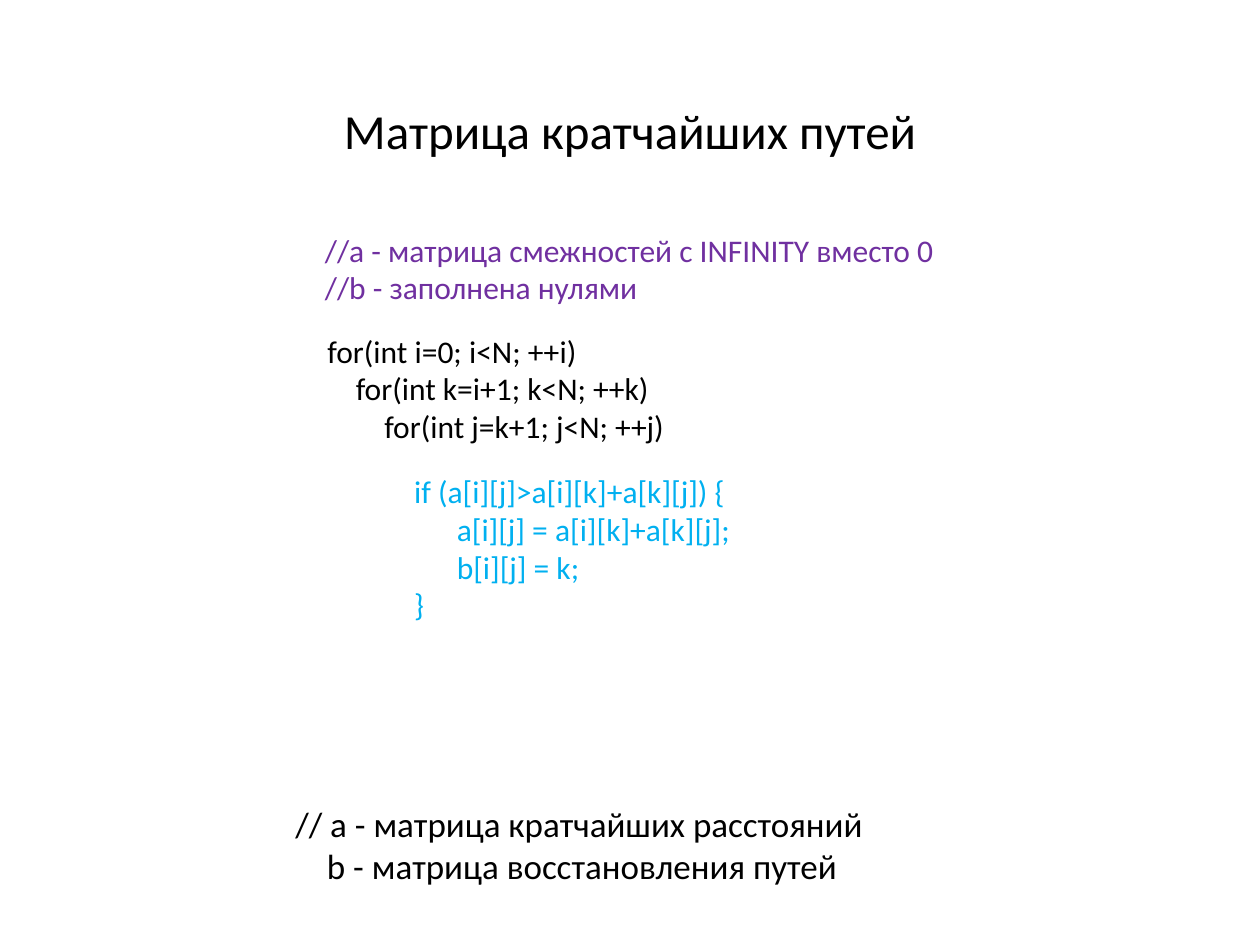
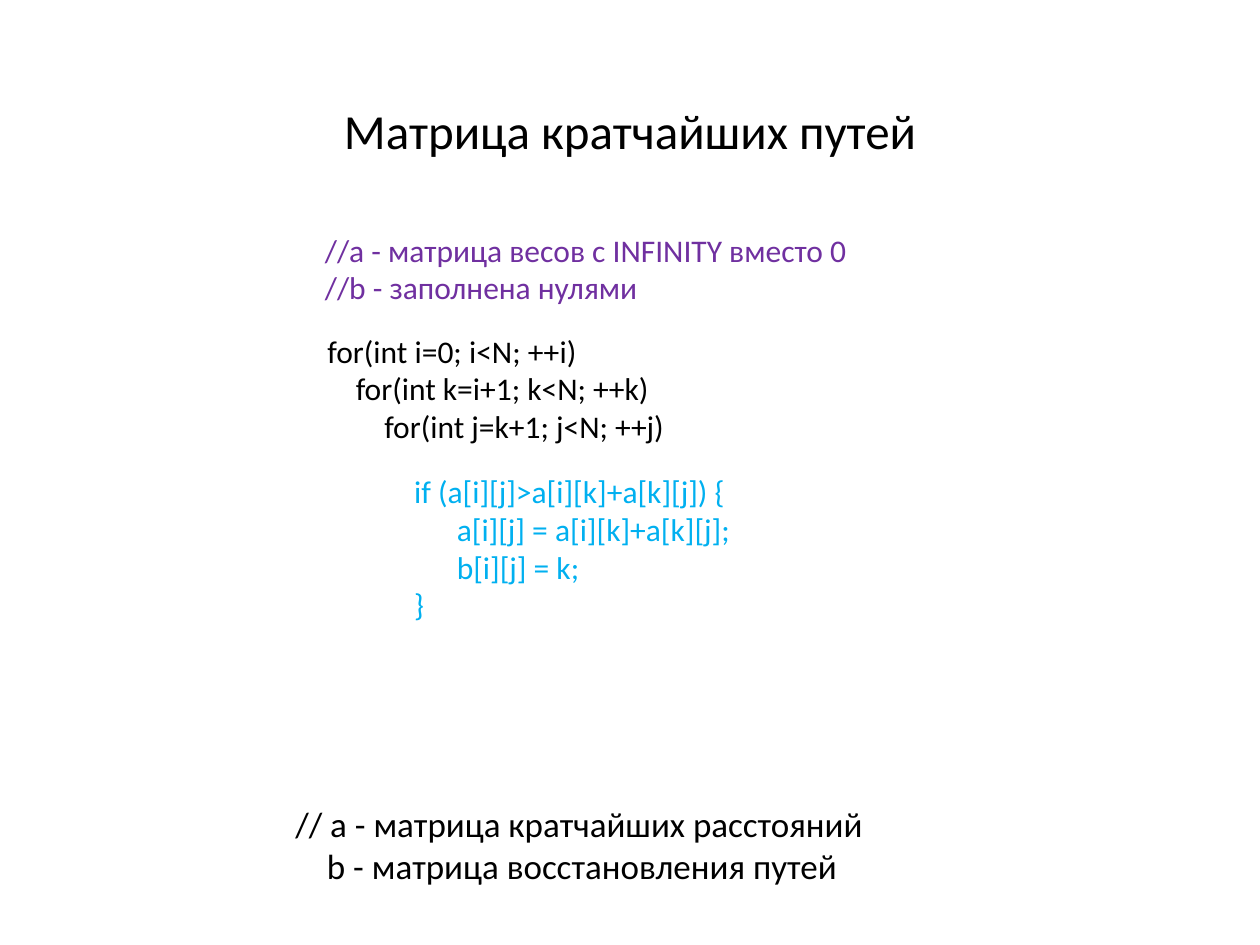
Before and after one commit to SteinbergOB/ANG, a slide deck: slide 13 of Презентации/Лекция 3.pptx. Drawn at 1260x945 pixels with LibreOffice and Linux fonts; fonts in the diff are those of the drawing. Boxes give left, top, right and bottom in pixels: in the first picture for what was removed or moved away, otherwise in the second. Text is boxed around its words. In the diff, an @@ line names an element or a change of style, - is before the commit and + after.

```diff
--- a/Презентации/Лекция 3.pptx
+++ b/Презентации/Лекция 3.pptx
@@ text at bbox=[325, 240, 846, 267]: text changed @@
-//a - матрица смежностей с INFINITY вместо 0
+//a - матрица весов с INFINITY вместо 0
```
Also in this commit, not shown: 1 other file.
